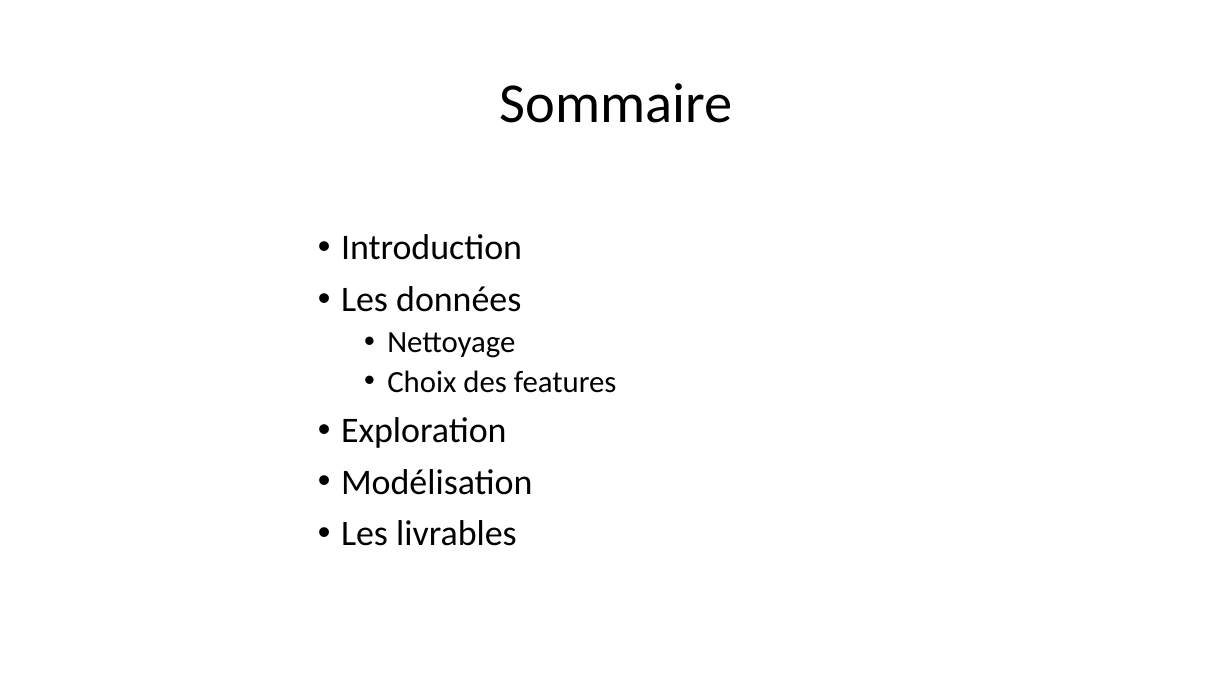
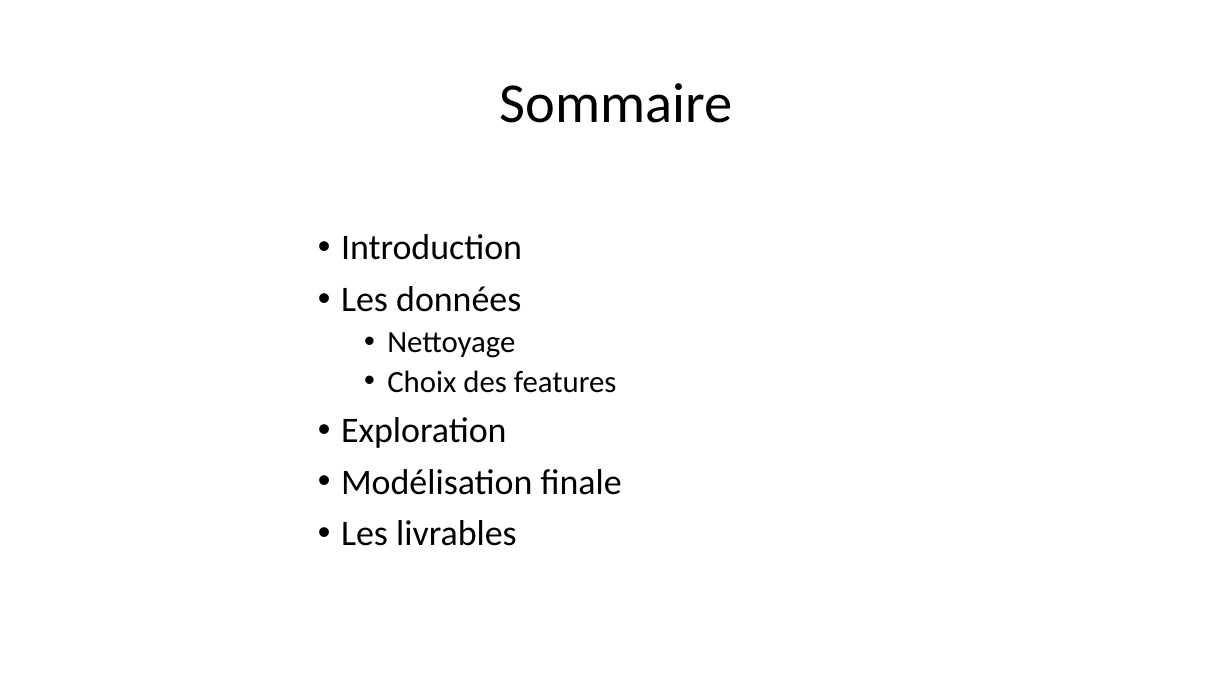
Before and after one commit to morganscao/Projet4, a slide deck: slide 2 of rapport/Anticipez le retard de vol des avions.pptx. Drawn at 1232x693 pixels with LibreOffice and Linux fonts; fonts in the diff are those of the drawing. Boxes give left, top, right and bottom in pixels: in the first picture for what was removed or moved away, otherwise in the second. Text is boxed around its words. In the diff, an @@ line names an element or a change of style, - is before the commit and + after.

```diff
--- a/rapport/Anticipez le retard de vol des avions.pptx
+++ b/rapport/Anticipez le retard de vol des avions.pptx
@@ text at [341, 469, 622, 495]: text changed @@
-• Modélisation
+• Modélisation finale
```
Also in this commit, not shown: 10 other slides changed, 2 slides removed, 16 other files.
